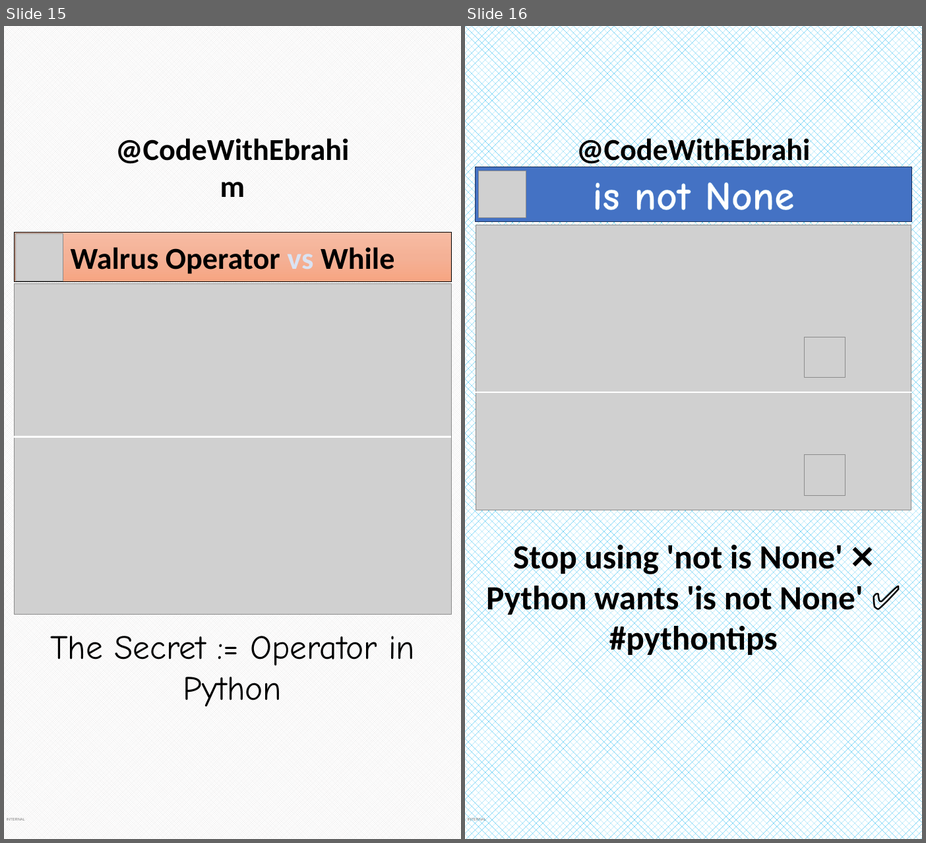
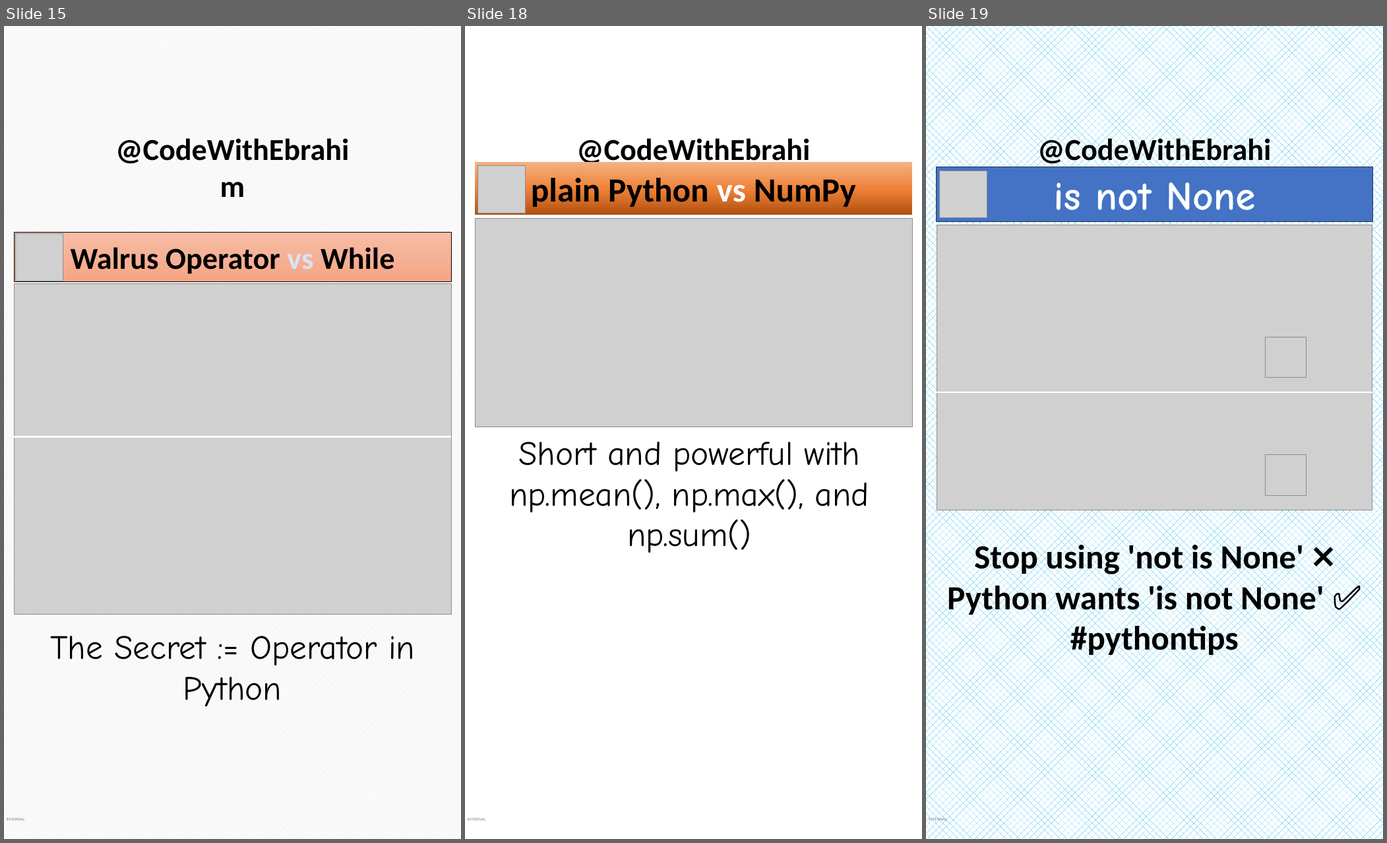
Before and after one commit to ebrahimsalehi1/python_codes, a slide deck: assets/images.pptx. Shown side by side, each under a label of ours: slides 15 and 16 before the commit, slides 15, 18 and 19 after it; the slides between them are not shown. The pictures are 926x843 and 1387x843 pixels, drawn with LibreOffice and Linux fonts; fonts in the diff are those of the drawing; grey boxes stand for pictures; background and template pictures are left out. Boxes give left, top, right and bottom in pixels: in the first picture for what was removed or moved away, otherwise in the second. Text is boxed around its words. In the diff, an @@ line names an element or a change of style, - is before the commit and + after.

Commit message:
feat: python images 018-019-022+typescript images 016

```diff
--- a/assets/images.pptx
+++ b/assets/images.pptx
@@ slide 18 added at bbox=[465, 26, 922, 839], background picture (left out); not listed: 2 template elements that a slide beside it also shows @@
@@ rectangle added at bbox=[475, 162, 912, 215], fill gradient #B0500F to #EE8137 to #F4B183, 60 pt, text #000000, bold @@
+plain Python vs NumPy
@@ picture added at bbox=[478, 166, 525, 213] @@
@@ picture added at bbox=[475, 219, 912, 427] @@
@@ text added at bbox=[510, 442, 870, 553], 60 pt, text #000000 @@
+Short and powerful with np.mean(), np.max(), and np.sum()
@@ what was slide 16 is now slide 19 @@
```
Also in this commit, not shown: 5 other slides added, 14 other files.
